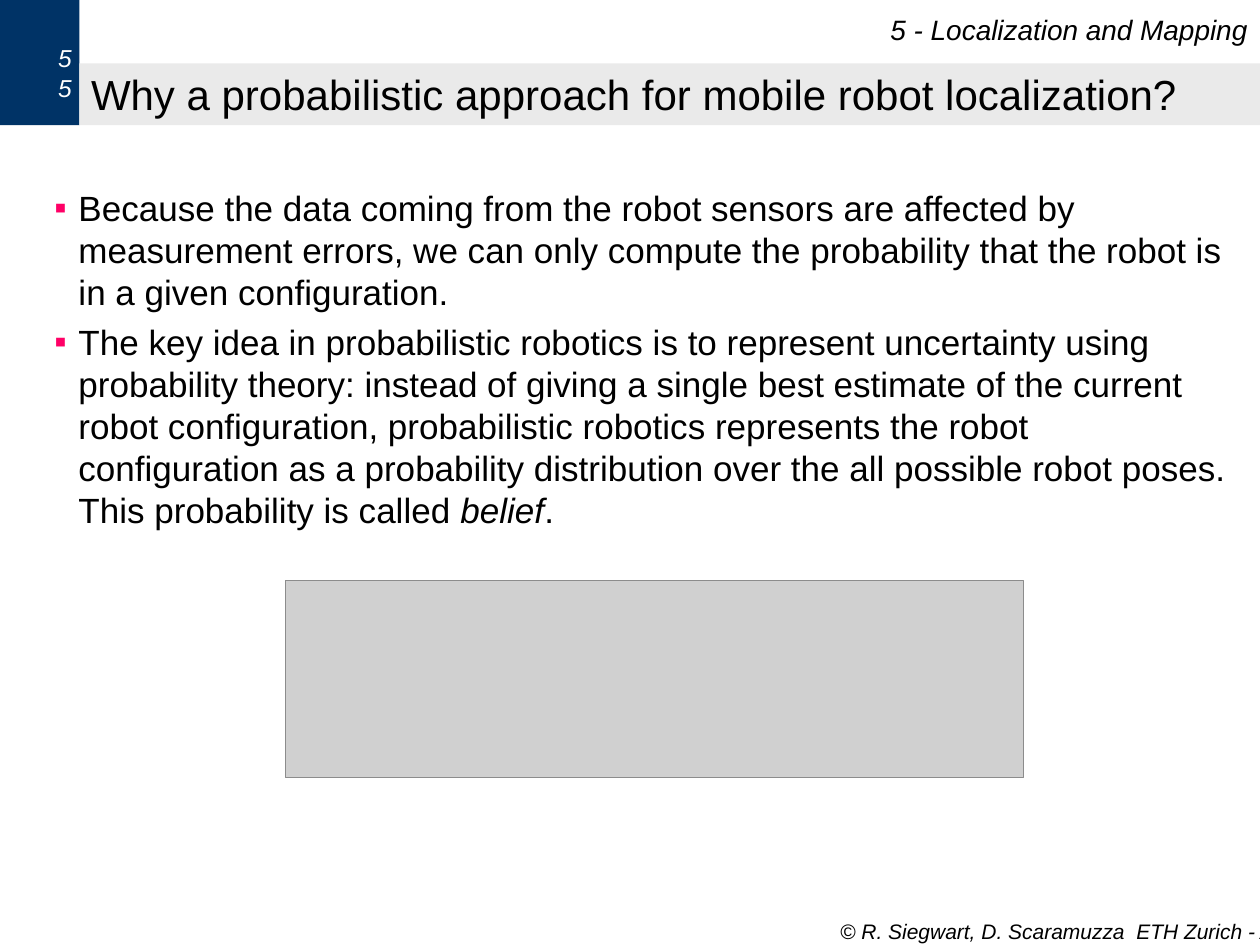
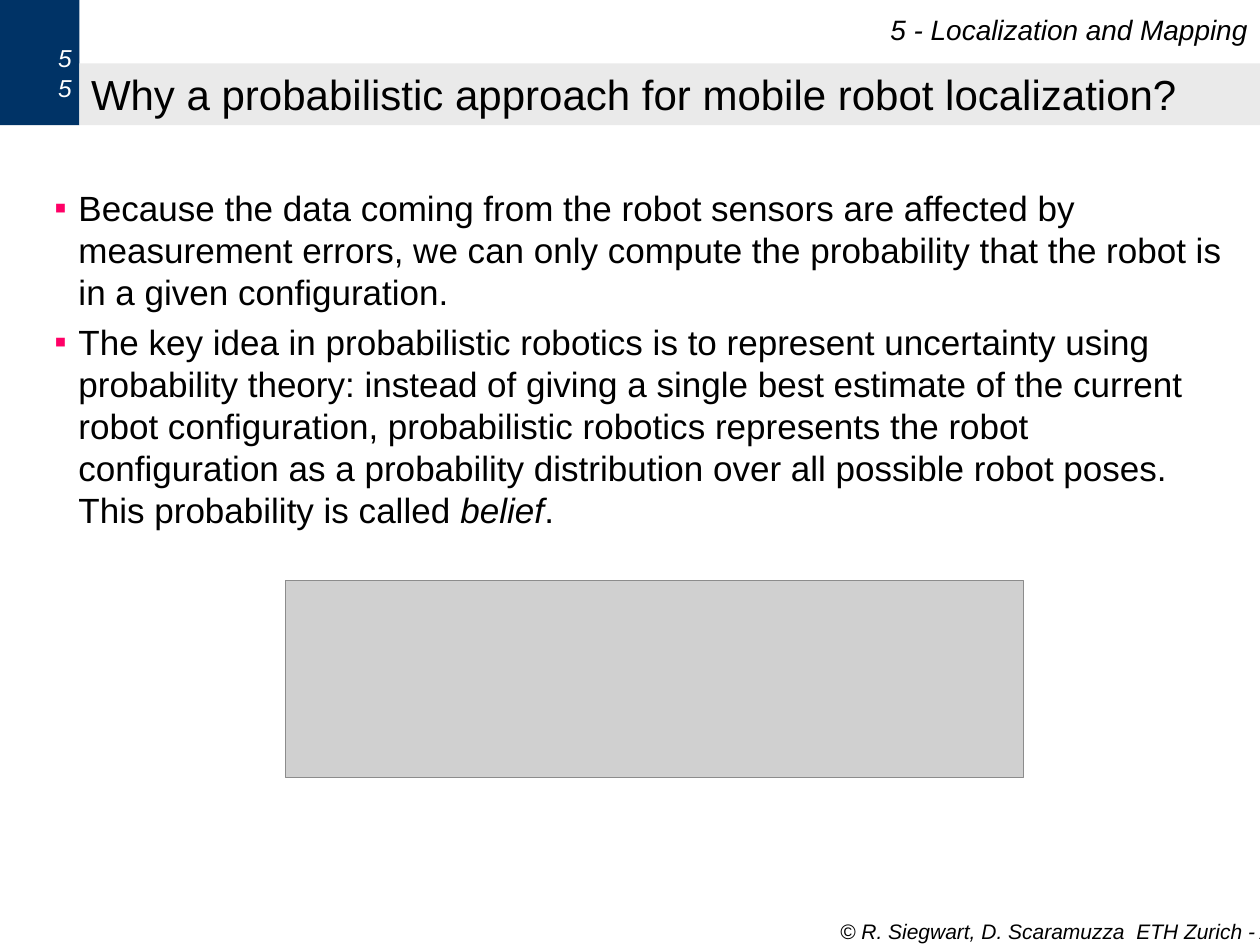
Before and after one commit to amitrokh/CMSC498F, a slide deck: slide 5 of lectures/week_9/Probabilistic_Map_Based_Localization_and_Markov.ppt. Drawn at 1260x945 pixels with LibreOffice and Linux fonts; fonts in the diff are those of the drawing; grey boxes stand for pictures. Boxes give left, top, right and bottom in pixels: in the first picture for what was removed or moved away, otherwise in the second. Text is boxed around its words. In the diff, an @@ line names an element or a change of style, - is before the commit and + after.

```diff
--- a/lectures/week_9/Probabilistic_Map_Based_Localization_and_Markov.ppt
+++ b/lectures/week_9/Probabilistic_Map_Based_Localization_and_Markov.ppt
@@ text at [78, 329, 1182, 530]: text changed @@
-▪ The key idea in probabilistic robotics is to represent uncertainty using probability theory: instead of giving a single best estimate of the current robot configuration, probabilistic robotics represents the robot configuration as a probability distribution over the all possible robot poses. This probability is called belief.
+▪ The key idea in probabilistic robotics is to represent uncertainty using probability theory: instead of giving a single best estimate of the current robot configuration, probabilistic robotics represents the robot configuration as a probability distribution over all possible robot poses. This probability is called belief.
```
Also in this commit, not shown: 2 other slides changed.
